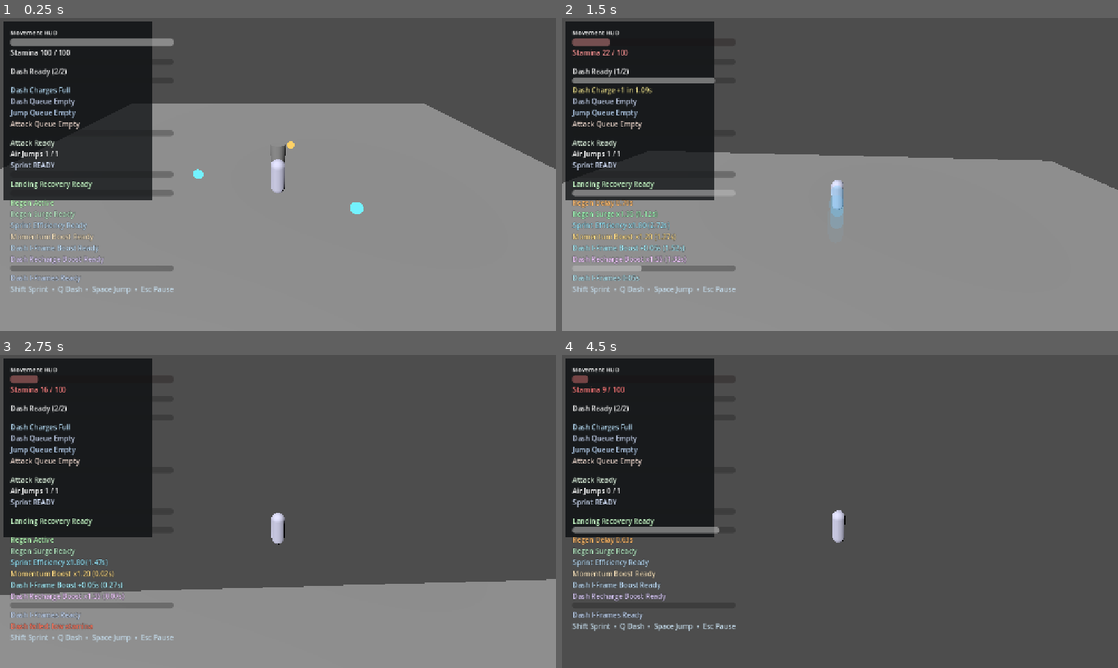
Above: before the commit, frames 1-4 (two rows, left to right).
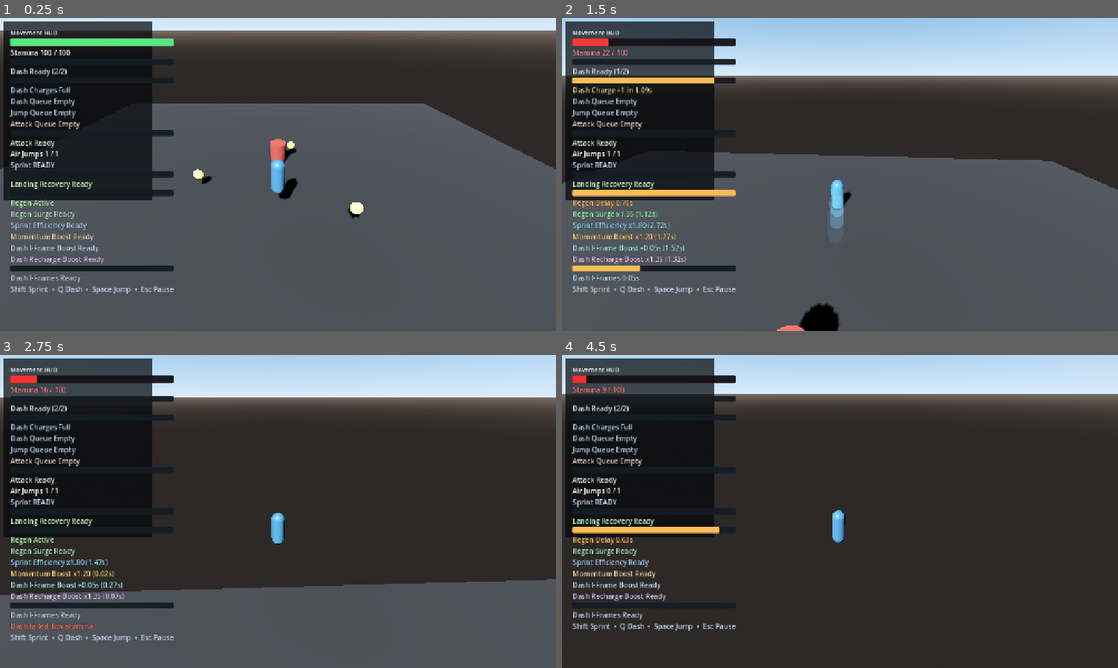
Above: after the commit, the same moments.

Repository: thegoatleroyjenkins/arpg-game
Game: Godot game, scene res://prototype3d/main_3d.tscn
Same seed, same stepped clock (60 frames per second), same inputs: the game is played once before the commit and once after it. This scene is started directly instead of the project's main scene.
Inputs (mouse positions are in pixels of both pictures, inside the frame that each line leads up to):
- Up to frame 1 (0.25 s): no input
- Up to frame 2 (1.5 s): tap Enter (ui_accept) at 0.5 s; move the mouse to (867, 174) at 0.52 s; press the mouse at (867, 174) at 0.53 s; hold W (move_up) from 0.53 s (still down); tap Space (jump) at 0.77 s; tap Q (dash) at 0.8, 1.35 s; move the mouse to (812, 174) at 1.27 s; release the mouse at (812, 174) at 1.28 s
- Up to frame 3 (2.75 s): keep holding W (move_up); tap Space (jump) at 1.52 s; click (250, 511) at 1.55 s; move the mouse to (289, 505) at 2.02 s; press the mouse at (289, 505) at 2.03 s; tap Q (dash) at 2.3 s
- Up to frame 4 (4.5 s): keep holding W (move_up); move the mouse to (834, 517) at 2.77 s; release the mouse at (834, 517) at 2.78 s; tap R (camera_recenter) at 2.85 s; tap Space (jump) at 3.02, 3.77 s; click (834, 517) at 3.05 s; move the mouse to (878, 514) at 3.52 s; tap Q (dash) at 3.6 s; tap Enter (ui_accept) at 4.25 s; move the mouse to (795, 508) at 4.27 s; tap Shift (sprint) at 4.35 s

The runs differ from the first frame. In frame 1, 82% of the frame differs, in the area x 0-100%, y 0-100%; in frame 2, 86%; in frame 3, 83%; in frame 4, 84%.

Commit message:
Polish prototype HUD readability and scene visual clarity

Diff:
--- a/prototype3d/main_3d.tscn
+++ b/prototype3d/main_3d.tscn
@@ -34,12 +34,56 @@
 top_radius = 0.6
 nb_sides = 12
 
+[sub_resource type="ProceduralSkyMaterial" id="ProceduralSkyMaterial_main"]
+sky_top_color = Color(0.27451, 0.490196, 0.737255, 1)
+sky_horizon_color = Color(0.717647, 0.831373, 0.94902, 1)
+ground_horizon_color = Color(0.380392, 0.341176, 0.317647, 1)
+ground_bottom_color = Color(0.156863, 0.145098, 0.141176, 1)
+
+[sub_resource type="Sky" id="Sky_main"]
+sky_material = SubResource("ProceduralSkyMaterial_main")
+
+[sub_resource type="Environment" id="Environment_main"]
+background_mode = 2
+sky = SubResource("Sky_main")
+ambient_light_source = 2
+ambient_light_energy = 0.8
+tonemap_mode = 2
+tonemap_exposure = 1.05
+ssao_enabled = true
+ssao_radius = 1.4
+
+[sub_resource type="StandardMaterial3D" id="StandardMaterial3D_floor"]
+albedo_color = Color(0.207843, 0.223529, 0.247059, 1)
+roughness = 0.9
+
+[sub_resource type="StandardMaterial3D" id="StandardMaterial3D_player"]
+albedo_color = Color(0.341176, 0.643137, 0.92549, 1)
+metallic = 0.15
+roughness = 0.35
+
+[sub_resource type="StandardMaterial3D" id="StandardMaterial3D_dummy"]
+albedo_color = Color(0.878431, 0.360784, 0.341176, 1)
+roughness = 0.45
+
+[sub_resource type="StandardMaterial3D" id="StandardMaterial3D_pickup"]
+albedo_color = Color(0.45098, 0.929412, 0.67451, 1)
+emission_enabled = true
+emission = Color(0.282353, 0.780392, 0.568627, 1)
+emission_energy_multiplier = 0.7
+roughness = 0.2
+
 [node name="Main3D" type="Node3D"]
 
 [node name="DirectionalLight3D" type="DirectionalLight3D" parent="."]
 position = Vector3(0, 8, 0)
 rotation = Vector3(-0.8, -0.4, 0)
 light_energy = 1.3
+shadow_enabled = true
+shadow_blur = 1.6
+
+[node name="WorldEnvironment" type="WorldEnvironment" parent="."]
+environment = SubResource("Environment_main")
 
 [node name="DamageResolver" type="Node" parent="."]
 script = ExtResource("7_damage_resolver_script")
@@ -55,6 +99,7 @@
 
 [node name="MeshInstance3D" type="MeshInstance3D" parent="CombatDummy"]
 mesh = SubResource("CylinderMesh_combat_dummy")
+material_override = SubResource("StandardMaterial3D_dummy")
 
 [node name="Floor" type="StaticBody3D" parent="."]
 
@@ -63,6 +108,7 @@
 
 [node name="MeshInstance3D" type="MeshInstance3D" parent="Floor"]
 mesh = SubResource("BoxMesh_floor")
+material_override = SubResource("StandardMaterial3D_floor")
 
 [node name="Player" type="CharacterBody3D" parent="."]
 position = Vector3(0, 2, 0)
@@ -75,6 +121,7 @@
 [node name="MeshInstance3D" type="MeshInstance3D" parent="Player"]
 position = Vector3(0, 0.85, 0)
 mesh = SubResource("CapsuleMesh_player")
+material_override = SubResource("StandardMaterial3D_player")
 
 [node name="CameraPivot" type="Node3D" parent="Player"]
 position = Vector3(0, 6, 8)
@@ -92,6 +139,7 @@
 
 [node name="MeshInstance3D" type="MeshInstance3D" parent="StaminaPickupA"]
 mesh = SubResource("SphereMesh_stamina_pickup")
+material_override = SubResource("StandardMaterial3D_pickup")
 
 [node name="StaminaPickupB" type="Area3D" parent="."]
 position = Vector3(-5, 1.2, -2)
@@ -103,6 +151,7 @@
 
 [node name="MeshInstance3D" type="MeshInstance3D" parent="StaminaPickupB"]
 mesh = SubResource("SphereMesh_stamina_pickup")
+material_override = SubResource("StandardMaterial3D_pickup")
 
 [node name="StaminaPickupC" type="Area3D" parent="."]
 position = Vector3(1, 1.2, -6)
@@ -114,6 +163,7 @@
 
 [node name="MeshInstance3D" type="MeshInstance3D" parent="StaminaPickupC"]
 mesh = SubResource("SphereMesh_stamina_pickup")
+material_override = SubResource("StandardMaterial3D_pickup")
 
 [node name="StaminaHud" type="CanvasLayer" parent="."]
 script = ExtResource("2_stamina_hud_script")
--- a/prototype3d/stamina_hud_3d.gd
+++ b/prototype3d/stamina_hud_3d.gd
@@ -37,6 +37,12 @@
 var stamina_warning_left: float = 0.0
 var base_stamina_modulate: Color = Color(1.0, 1.0, 1.0)
 var ui_outline_color: Color = Color(0.02, 0.03, 0.04, 0.95)
+var bar_background_color: Color = Color(0.08, 0.11, 0.14, 0.95)
+var stamina_color_high: Color = Color(0.35, 0.9, 0.5)
+var stamina_color_mid: Color = Color(0.92, 0.82, 0.34)
+var stamina_color_low: Color = Color(0.95, 0.36, 0.34)
+var ready_color: Color = Color(0.44, 0.84, 1.0)
+var active_color: Color = Color(0.98, 0.74, 0.34)
 
 func _ready() -> void:
 	var player := get_node_or_null(player_path)
@@ -304,6 +310,32 @@
 		bar.custom_minimum_size = Vector2(0.0, 14.0)
 
 	stamina_bar.custom_minimum_size = Vector2(0.0, 18.0)
+	for bar in bars:
+		_set_bar_background_color(bar, bar_background_color)
+
+
+func _set_bar_background_color(bar: ProgressBar, color: Color) -> void:
+	if bar == null:
+		return
+	var background := StyleBoxFlat.new()
+	background.bg_color = color
+	background.corner_radius_top_left = 3
+	background.corner_radius_top_right = 3
+	background.corner_radius_bottom_left = 3
+	background.corner_radius_bottom_right = 3
+	bar.add_theme_stylebox_override("background", background)
+
+
+func _set_bar_fill_color(bar: ProgressBar, color: Color) -> void:
+	if bar == null:
+		return
+	var fill := StyleBoxFlat.new()
+	fill.bg_color = color
+	fill.corner_radius_top_left = 3
+	fill.corner_radius_top_right = 3
+	fill.corner_radius_bottom_left = 3
+	fill.corner_radius_bottom_right = 3
+	bar.add_theme_stylebox_override("fill", fill)
 
 
 func _on_stamina_changed(current: float, max_value: float) -> void:
@@ -313,6 +345,12 @@
 	var stamina_ratio := 0.0
 	if stamina_bar.max_value > 0.0:
 		stamina_ratio = stamina_bar.value / stamina_bar.max_value
+	var stamina_fill_color: Color = stamina_color_high
+	if stamina_ratio <= low_stamina_warning_ratio:
+		stamina_fill_color = stamina_color_low
+	elif stamina_ratio <= 0.55:
+		stamina_fill_color = stamina_color_mid
+	_set_bar_fill_color(stamina_bar, stamina_fill_color)
 	low_stamina_active = stamina_ratio <= low_stamina_warning_ratio and stamina_bar.value < stamina_bar.max_value
 	if not low_stamina_active:
 		stamina_label.modulate = base_stamina_modulate
@@ -327,8 +365,10 @@
 	dash_cooldown_bar.value = clamp(remaining, 0.0, dash_cooldown_bar.max_value)
 	if remaining <= 0.01 and dash_charges_current > 0:
 		dash_cooldown_label.text = "Dash Ready (%d/%d)" % [dash_charges_current, dash_charges_max]
+		_set_bar_fill_color(dash_cooldown_bar, ready_color)
 	else:
 		dash_cooldown_label.text = "Dash %.2fs (%d/%d)" % [remaining, dash_charges_current, dash_charges_max]
+		_set_bar_fill_color(dash_cooldown_bar, active_color)
 
 func _on_dash_charge_recharge_changed(remaining: float, max_value: float) -> void:
 	dash_charge_recharge_bar.max_value = max(0.01, max_value)
@@ -336,9 +376,11 @@
 	if remaining > 0.01 and dash_charges_current < dash_charges_max:
 		dash_charge_recharge_label.text = "Dash Charge +1 in %.2fs" % remaining
 		dash_charge_recharge_label.modulate = Color(0.92, 0.87, 0.55)
+		_set_bar_fill_color(dash_charge_recharge_bar, active_color)
 	else:
 		dash_charge_recharge_label.text = "Dash Charges Full"
 		dash_charge_recharge_label.modulate = Color(0.75, 0.9, 1.0)
+		_set_bar_fill_color(dash_charge_recharge_bar, ready_color)
 
 func _on_dash_buffer_changed(remaining: float, max_value: float) -> void:
 	var clamped_max: float = max(0.01, max_value)
@@ -382,9 +424,11 @@
 	if remaining > 0.01:
 		attack_cooldown_label.text = "Attack Cooldown %.2fs" % remaining
 		attack_cooldown_label.modulate = Color(1.0, 0.72, 0.55)
+		_set_bar_fill_color(attack_cooldown_bar, active_color)
 	else:
 		attack_cooldown_label.text = "Attack Ready"
 		attack_cooldown_label.modulate = Color(0.88, 0.96, 0.88)
+		_set_bar_fill_color(attack_cooldown_bar, ready_color)
 
 func _on_air_jumps_changed(current: int, max_value: int) -> void:
 	var clamped_max: int = max(0, max_value)
@@ -406,6 +450,7 @@
 	landing_recovery_bar.max_value = max(0.01, max_value)
 	landing_recovery_bar.value = clamp(remaining, 0.0, landing_recovery_bar.max_value)
 	if remaining > 0.01:
+		_set_bar_fill_color(landing_recovery_bar, active_color)
 		if hard_landing_dash_cancel_window > 0.0 and remaining <= hard_landing_dash_cancel_window:
 			landing_recovery_label.text = "Landing Recovery %.2fs (Dash Cancel Ready)" % remaining
 			landing_recovery_label.modulate = Color(0.85, 0.95, 1.0)
@@ -415,6 +460,7 @@
 	else:
 		landing_recovery_label.text = "Landing Recovery Ready"
 		landing_recovery_label.modulate = Color(0.8, 1.0, 0.8)
+		_set_bar_fill_color(landing_recovery_bar, ready_color)
 
 func _on_stamina_regen_delay_changed(remaining: float, max_value: float) -> void:
 	stamina_regen_delay_bar.max_value = max(0.01, max_value)
@@ -422,9 +468,11 @@
 	if remaining > 0.01:
 		stamina_regen_delay_label.text = "Regen Delay %.2fs" % remaining
 		stamina_regen_delay_label.modulate = Color(1.0, 0.72, 0.4)
+		_set_bar_fill_color(stamina_regen_delay_bar, active_color)
 	else:
 		stamina_regen_delay_label.text = "Regen Active"
 		stamina_regen_delay_label.modulate = Color(0.72, 1.0, 0.72)
+		_set_bar_fill_color(stamina_regen_delay_bar, ready_color)
 
 func _on_stamina_action_failed(reason: String, duration: float) -> void:
 	stamina_warning_left = max(0.0, duration)
@@ -492,6 +540,8 @@
 	if remaining > 0.01:
 		dash_invulnerability_label.text = "Dash I-Frames %.2fs" % remaining
 		dash_invulnerability_label.modulate = Color(0.72, 0.95, 1.0)
+		_set_bar_fill_color(dash_invulnerability_bar, active_color)
 	else:
 		dash_invulnerability_label.text = "Dash I-Frames Ready"
 		dash_invulnerability_label.modulate = Color(0.78, 0.86, 0.98)
+		_set_bar_fill_color(dash_invulnerability_bar, ready_color)
Not shown: 1 places in prototype3d/main_3d.tscn that only renumber resources
Not shown, changed: docs/PATCH_NOTES.md
